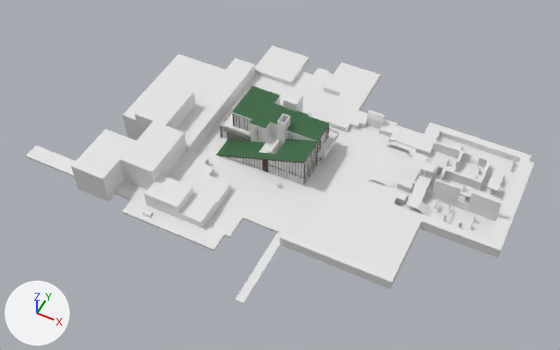
Before and after pictures for a commit that changed the Blender file Blender/FreelancerHouse1.blend.
Rendered twice from a 50 mm camera at (87.8, -157.5, 206.4) aimed at (3.6, 11.1, -4.3). Arrows for +X, +Y and +Z are at lower left; the lights stay in place. The first picture is the older version.
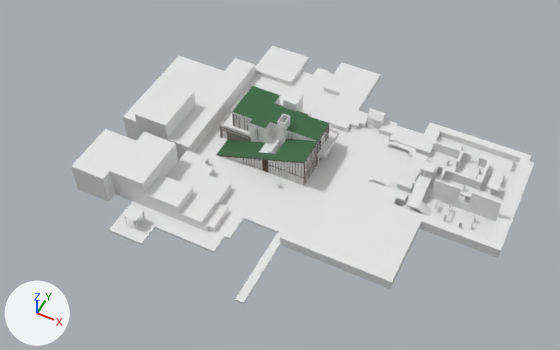
What differs and where, as boxes [x1, y1, x2, y2] in the pictures (560 x 350 px):
'Cube.459', moved
    before: [120, 121, 187, 190]
    after: [110, 132, 178, 207]
'Cube.455', moved, rescaled (30% wider, 55% taller)
    before: [122, 199, 164, 227]
    after: [109, 201, 164, 245]
'Cube.454', moved
    before: [154, 213, 196, 240]
    after: [155, 214, 197, 242]
'Cube.470', moved
    before: [214, 209, 244, 238]
    after: [214, 211, 243, 240]
'Cube.274', moved, rescaled (not visible afterwards)
    before: [26, 145, 64, 169]
'Cube.519', moved
    before: [198, 228, 225, 251]
    after: [198, 230, 225, 253]
'Cube.792', moved, rescaled
    before: [203, 207, 227, 230]
    after: [204, 203, 229, 232]
'Cube.271', moved, rescaled (not visible afterwards)
    before: [54, 157, 75, 177]
'Cube.520', moved
    before: [188, 226, 207, 244]
    after: [188, 228, 207, 246]
'Cube.515', reshaped (15% taller)
    before: [367, 110, 385, 122]
    after: [367, 108, 386, 122]

Diff of the bpy script that builds the scene:
```diff
--- a/Blender/FreelancerHouse1.blend.py
+++ b/Blender/FreelancerHouse1.blend.py
@@ me_cube_460 @@
-me_cube_460.from_pydata(...)  # 8 vertices, 6 faces; spans x -6.5..6.5, y -3.0..3.0, z -0.5..0.5
+me_cube_460.from_pydata(...)  # 8 vertices, 6 faces; spans x -6.5..6.5, y -11.0..3.0, z -0.5..0.5
+# me_cube_460 part 1: the whole mesh is scaled about its middle by (1, 2.33, 1), then moved by (0.0, -4.0, 0.0)
@@ me_cube_467 @@
-me_cube_467.from_pydata(...)  # 8 vertices, 6 faces; spans x -6.5..6.5, y -3.0..3.0, z -0.5..0.5
+me_cube_467.from_pydata(...)  # 8 vertices, 6 faces; spans x -1.5..-1.2, y 1.7..2.0, z -0.5..3.5
+# me_cube_467 part 4: the whole mesh is scaled about its middle by (0.0231, 0.05, 4), then moved by (-1.35, 1.85, 1.5)
@@ me_cube_468 @@
-me_cube_468.from_pydata(...)  # 8 vertices, 6 faces; spans x -6.5..6.5, y -3.0..3.0, z -0.5..0.5
+me_cube_468.from_pydata(...)  # 8 vertices, 6 faces; spans x -1.5..-1.2, y 1.7..2.0, z -0.5..3.5
+# me_cube_468 part 5: the whole mesh is scaled about its middle by (0.0231, 0.05, 4), then moved by (-1.35, 1.85, 1.5)
@@ me_cube_531 @@
-me_cube_531.from_pydata(...)  # 8 vertices, 6 faces; spans x -3.0..3.0, y -1.5..1.5, z -1.0..1.0
-me_cube_531.vertices[2].co = (-3.0, 1.5, -1.0)
-me_cube_531.vertices[6].co = (3.0, 1.5, -1.0)  # pixel (384, 117)
+me_cube_531.from_pydata(...)  # 8 vertices, 6 faces; spans x -3.0..3.0, y -1.5..3.5, z -1.0..1.0
+# me_cube_531 part 2
+for i in [1, 3, 5, 7]: me_cube_531.vertices[i].co += Vector((0.0, 1.0, 0.0))
+me_cube_531.vertices[2].co = (-3.0, 3.5, -1.0)  # pixel (372, 108)
+me_cube_531.vertices[6].co = (3.0, 3.5, -1.0)  # pixel (386, 113)
@@ me_cube_807 @@
-me_cube_807.from_pydata(...)  # 8 vertices, 6 faces; spans x -17.5..-13.5, y 6.7..17.7, z -0.05..0.05
+me_cube_807.from_pydata(...)  # 8 vertices, 6 faces; spans x -17.5..-13.5, y 7.7..17.7, z -0.05..2.05
+# me_cube_807 part 3: the whole mesh is scaled about its middle by (1, 0.909, 21), then moved by (0.0, 0.5, 1.0)
@@ ob_cube_454 @@
 ob_cube_454 = bpy.data.objects.new('Cube.454', me_cube_458)
-ob_cube_454.location = (-15.5, -29.0, 0.5)
+ob_cube_454.location = (-15.5, -29.0, -0.5)
@@ ob_cube_455 @@
 ob_cube_455 = bpy.data.objects.new('Cube.455', me_cube_460)
-ob_cube_455.location = (-28.5, -29.0, 0.5)
+ob_cube_455.location = (-28.5, -29.0, -0.5)
@@ ob_cube_459 @@
 ob_cube_459 = bpy.data.objects.new('Cube.459', me_cube_464)
-ob_cube_459.location = (-35.5, -9.5, 6.0)
+ob_cube_459.location = (-35.5, -15.5, 6.0)
@@ ob_cube_271 @@
 ob_cube_271 = bpy.data.objects.new('Cube.271', me_cube_467)
-ob_cube_271.location = (-61.5, -23.0, 0.5)
+ob_cube_271.location = (-29.3, -33.2, 1.5)
@@ ob_cube_274 @@
 ob_cube_274 = bpy.data.objects.new('Cube.274', me_cube_468)
-ob_cube_274.location = (-74.5, -23.0, 0.5)
+ob_cube_274.location = (-25.0, -33.2, 1.5)
@@ ob_cube_470 @@
 ob_cube_470 = bpy.data.objects.new('Cube.470', me_cube_535)
-ob_cube_470.location = (0.0, -20.0, 0.5)
+ob_cube_470.location = (0.0, -20.0, -0.5)
@@ ob_cube_519 @@
 ob_cube_519 = bpy.data.objects.new('Cube.519', me_cube_536)
-ob_cube_519.location = (-2.0, -28.5, 0.5)
+ob_cube_519.location = (-2.0, -28.5, -0.5)
@@ ob_cube_520 @@
 ob_cube_520 = bpy.data.objects.new('Cube.520', me_cube_537)
-ob_cube_520.location = (-7.0, -29.0, 0.5)
+ob_cube_520.location = (-7.0, -29.0, -0.5)
```
